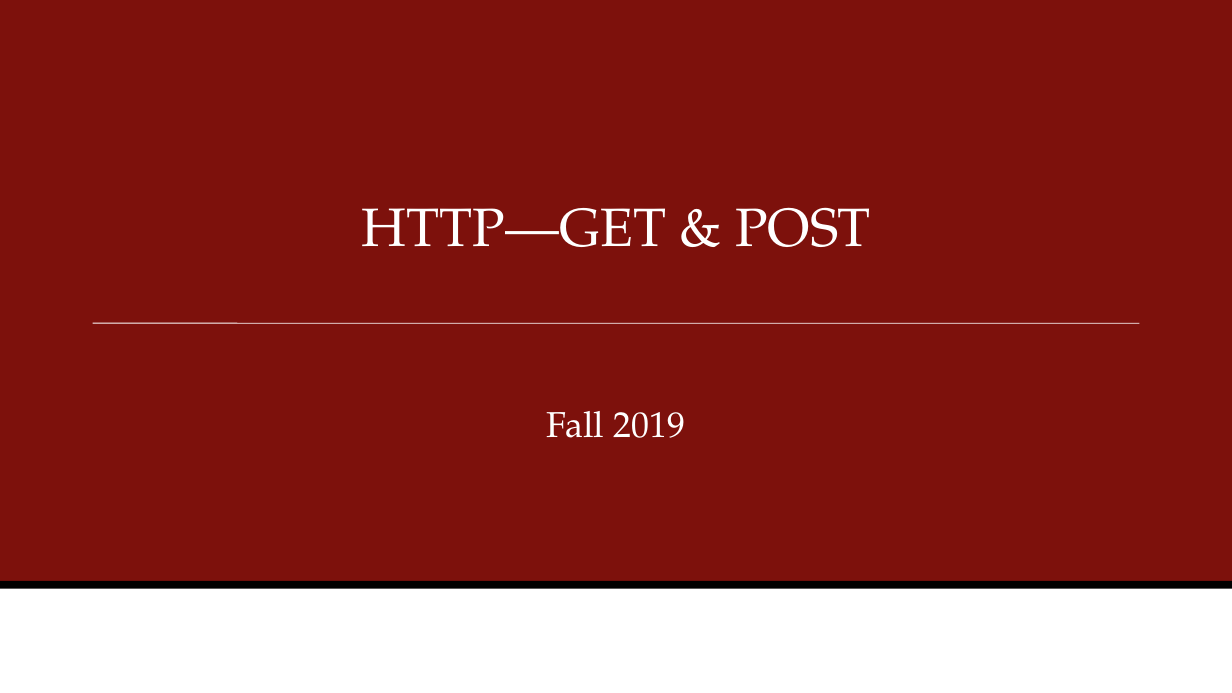
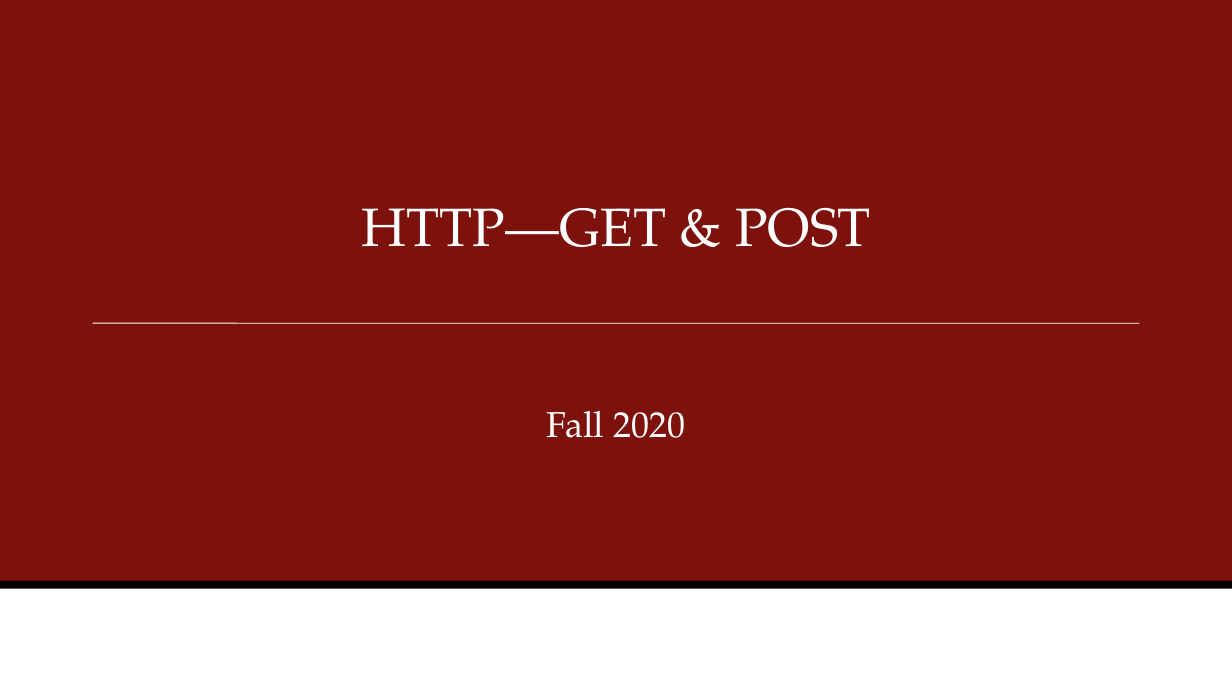
Before and after one commit to tag/msis-lesson-plan-2020, a slide deck: slide 1 of 06 HTTP.pptx. Drawn at 1232x693 pixels with LibreOffice and Linux fonts; fonts in the diff are those of the drawing; background and template pictures are left out. Boxes give left, top, right and bottom in pixels: in the first picture for what was removed or moved away, otherwise in the second. Text is boxed around its words. In the diff, an @@ line names an element or a change of style, - is before the commit and + after.

```diff
--- a/06 HTTP.pptx
+++ b/06 HTTP.pptx
@@ subtitle at (x1=547, y1=411, x2=685, y2=438): text changed @@
-Fall 2019
+Fall 2020
```
Also in this commit, not shown: 2 other slides changed, 1 other file.
